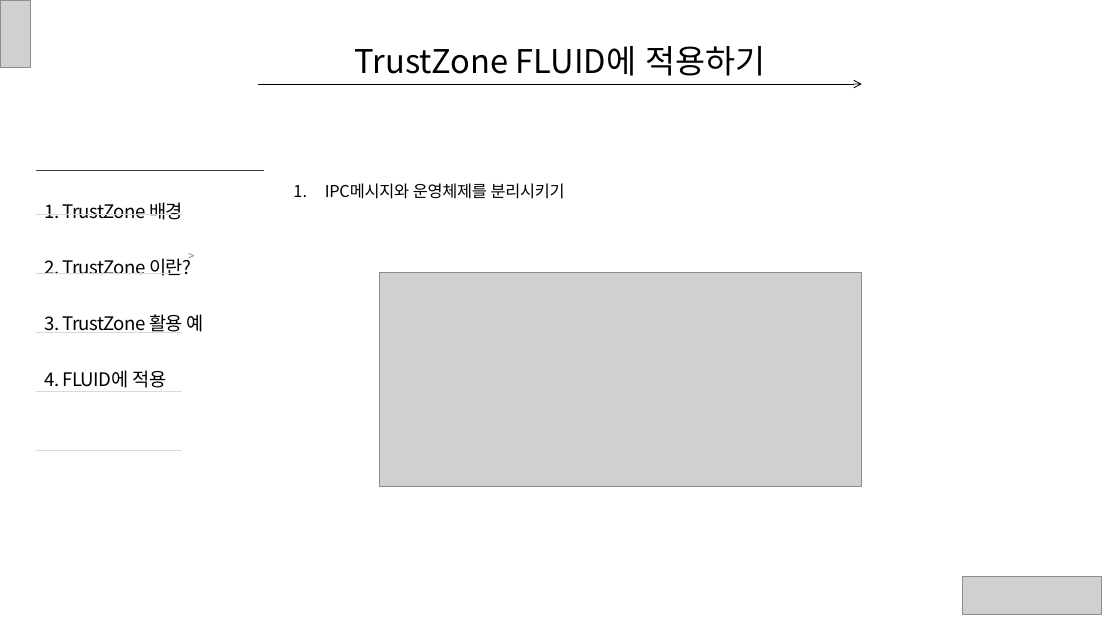
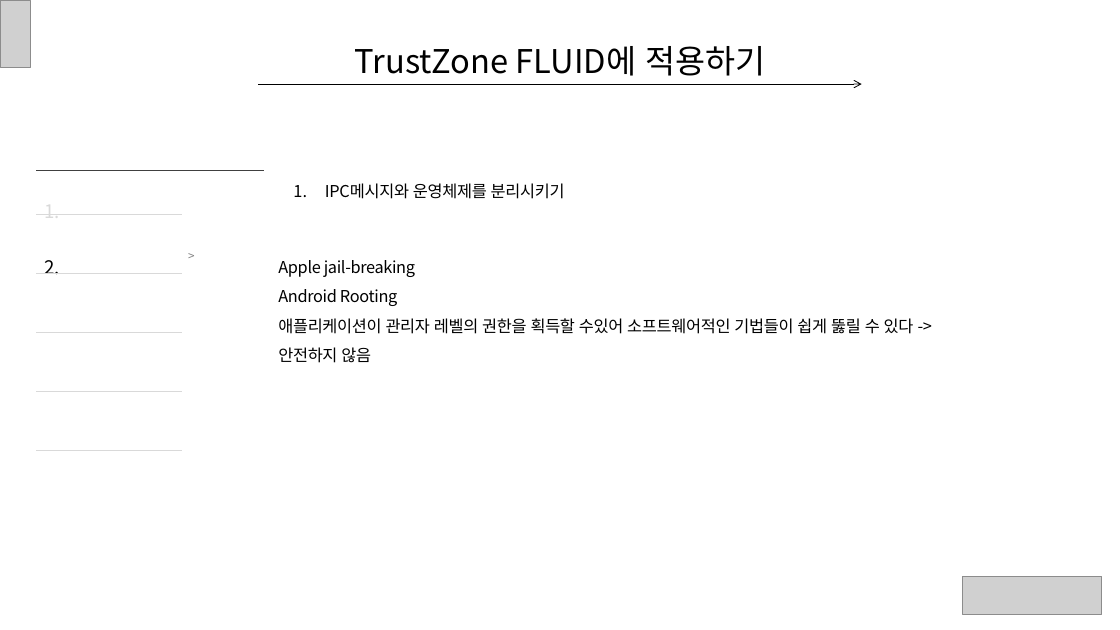
Before and after one commit to ryusangwon/Arm-Trustzone, a slide deck: slide 9 of Trustzone.pptx (slide 13 before the commit). Drawn at 1120x630 pixels with LibreOffice and Linux fonts; fonts in the diff are those of the drawing; grey boxes stand for pictures. Boxes give left, top, right and bottom in pixels: in the first picture for what was removed or moved away, otherwise in the second. Text is boxed around its words. In the diff, an @@ line names an element or a change of style, - is before the commit and + after.

```diff
--- a/Trustzone.pptx
+++ b/Trustzone.pptx
@@ text at bbox=[45, 260, 60, 273]: text changed @@
-1. TrustZone 배경
-2. TrustZone 이란?
-3. TrustZone 활용 예
-4. FLUID에 적용
+2.
@@ text added at bbox=[278, 260, 914, 363], 14 pt, text #000000 @@
+Apple jail-breaking
+Android Rooting
+애플리케이션이 관리자 레벨의 권한을 획득할 수있어 소프트웨어적인 기법들이 쉽게 뚫릴 수 있다 -> 안전하지 않음
@@ picture removed at bbox=[380, 273, 862, 486] @@
```
Also in this commit, not shown: 7 other slides changed, 4 slides removed.
